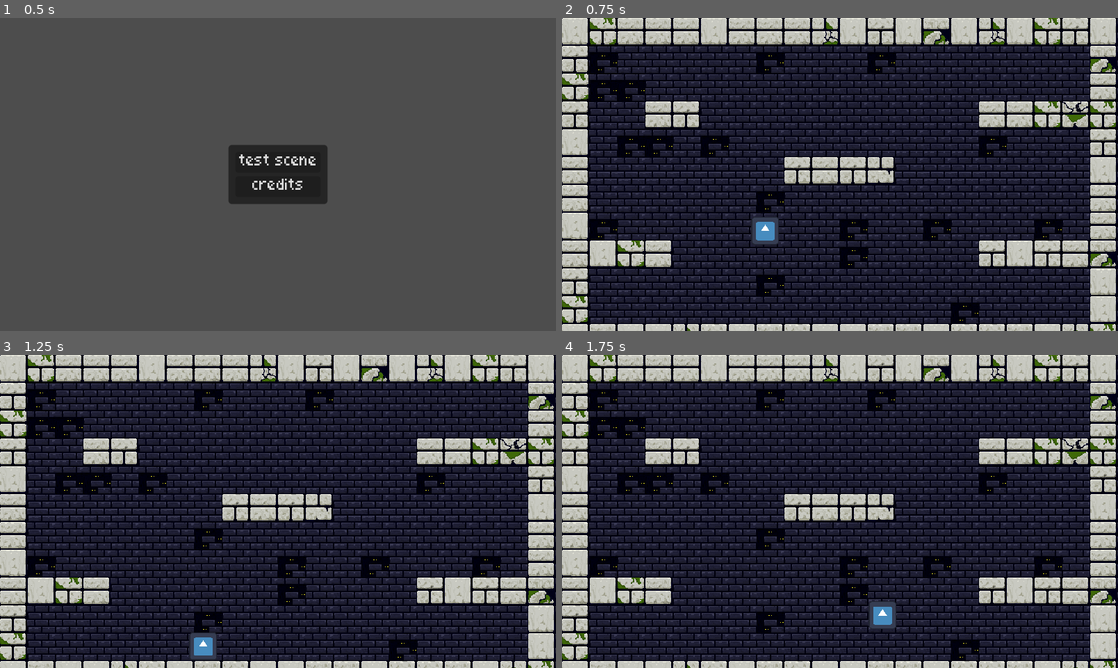
Above: before the commit, frames 1-4 (two rows, left to right).
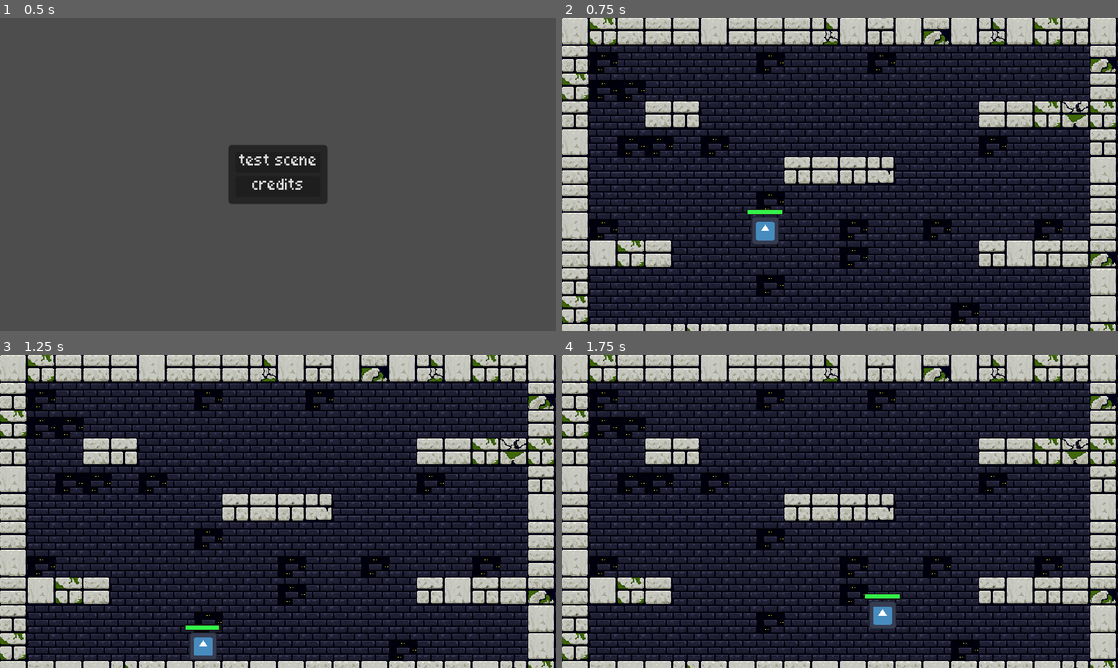
Above: after the commit, the same moments.

Repository: vhoyer/code-for-a-cause
Game: Godot game, scene res://stages/main/main.tscn
Same seed, same stepped clock (60 frames per second), same inputs: the game is played once before the commit and once after it. The engine's default icon, where the game draws it, is replaced by a stand-in: a white triangle on a blue panel in a dark square.
Inputs:
- Up to frame 1 (0.5 s): no input
- Up to frame 2 (0.75 s): click "test scene" at 0.5 s
- Up to frame 3 (1.25 s): no input
- Up to frame 4 (1.75 s): tap Enter at 1.25 s; hold D (right) from 1.28 s (still down); tap Space (jump) at 1.52 s

Frame 1 is identical in both runs. In frame 2, 0.1% of the frame differs, in the area x 33-40%, y 61-63%; in frame 3, less than 0.1%; in frame 4, 0.1%, in the area x 54-61%, y 76-79%.

Commit message:
✨ Make joe explode when not moved on 10 sec

Diff:
--- a/assets/theme.tres
+++ b/assets/theme.tres
@@ -1,4 +1,14 @@
-[gd_resource type="Theme" load_steps=2 format=3 uid="uid://mktlkqcir8k2"]
+[gd_resource type="Theme" load_steps=4 format=3 uid="uid://mktlkqcir8k2"]
+
+[sub_resource type="StyleBoxFlat" id="StyleBoxFlat_knkbs"]
+bg_color = Color(0.0923971, 0.0923971, 0.092397, 1)
+expand_margin_left = 1.0
+expand_margin_top = 1.0
+expand_margin_right = 1.0
+expand_margin_bottom = 1.0
+
+[sub_resource type="StyleBoxFlat" id="StyleBoxFlat_la83o"]
+bg_color = Color(0.203922, 0.945098, 0.286275, 1)
 
 [sub_resource type="StyleBoxFlat" id="StyleBoxFlat_l6je6"]
 content_margin_left = 8.0
@@ -12,5 +22,8 @@
 corner_radius_bottom_left = 4
 
 [resource]
+HealthProgressBar/base_type = &"ProgressBar"
+HealthProgressBar/styles/background = SubResource("StyleBoxFlat_knkbs")
+HealthProgressBar/styles/fill = SubResource("StyleBoxFlat_la83o")
 MarinPanelContainer/base_type = &"PanelContainer"
 MarinPanelContainer/styles/panel = SubResource("StyleBoxFlat_l6je6")
--- a/stages/test_level/joe.gd
+++ b/stages/test_level/joe.gd
@@ -15,7 +15,22 @@
 	get():
 		return jump_count < MAX_JUMPS and delta_since_last_on_floor < MAX_COYOTE_TIME
 
+
+@onready var health: ProgressBar = $Health
+
+@onready var sprite_2d: Sprite2D = $Sprite2D
+@onready var animated_sprite_2d: AnimatedSprite2D = $AnimatedSprite2D
+
+func _ready() -> void:
+	health.value = health.max_value
+
+
 func _physics_process(delta: float) -> void:
+	if velocity.length() < 0.01:
+		health.value -= delta
+	else:
+		health.value = health.max_value
+
 	# Add the gravity.
 	if not is_on_floor():
 		var remaped = clamp(remap(velocity.y, -500, 500, 0, 1), 0, 1)
@@ -46,3 +61,11 @@
 		velocity.x = move_toward(velocity.x, 0, SPEED)
 
 	move_and_slide()
+
+
+func _on_health_value_changed(value: float) -> void:
+	if value != health.min_value: return
+	sprite_2d.visible = false
+	animated_sprite_2d.visible = true
+	animated_sprite_2d.play()
+	self.process_mode = Node.PROCESS_MODE_DISABLED
--- a/stages/test_level/test_level.tscn
+++ b/stages/test_level/test_level.tscn
@@ -1,8 +1,9 @@
-[gd_scene load_steps=8 format=4 uid="uid://b13hsha0bdokx"]
+[gd_scene load_steps=28 format=4 uid="uid://b13hsha0bdokx"]
 
 [ext_resource type="Texture2D" uid="uid://dqx2y1dwlb5ii" path="res://stages/test_level/assets/tile.png" id="1_8ygb5"]
 [ext_resource type="Texture2D" uid="uid://dlovi5geg0xlr" path="res://assets/icon.svg" id="2_21v11"]
 [ext_resource type="Script" path="res://stages/test_level/joe.gd" id="2_frrjo"]
+[ext_resource type="Texture2D" uid="uid://c03nfw41w7h1t" path="res://stages/test_level/assets/sprExplos_strip18.png" id="4_kmwnd"]
 
 [sub_resource type="TileSetAtlasSource" id="TileSetAtlasSource_mjfo7"]
 texture = ExtResource("1_8ygb5")
@@ -48,6 +49,140 @@
 metadata/_snap_enabled = true
 metadata/_snap_count = 20
 
+[sub_resource type="AtlasTexture" id="AtlasTexture_7hxvf"]
+atlas = ExtResource("4_kmwnd")
+region = Rect2(0, 0, 95, 109)
+
+[sub_resource type="AtlasTexture" id="AtlasTexture_n362h"]
+atlas = ExtResource("4_kmwnd")
+region = Rect2(95, 0, 95, 109)
+
+[sub_resource type="AtlasTexture" id="AtlasTexture_flaam"]
+atlas = ExtResource("4_kmwnd")
+region = Rect2(190, 0, 95, 109)
+
+[sub_resource type="AtlasTexture" id="AtlasTexture_hvmfm"]
+atlas = ExtResource("4_kmwnd")
+region = Rect2(285, 0, 95, 109)
+
+[sub_resource type="AtlasTexture" id="AtlasTexture_ht5f4"]
+atlas = ExtResource("4_kmwnd")
+region = Rect2(380, 0, 95, 109)
+
+[sub_resource type="AtlasTexture" id="AtlasTexture_e4rqp"]
+atlas = ExtResource("4_kmwnd")
+region = Rect2(475, 0, 95, 109)
+
+[sub_resource type="AtlasTexture" id="AtlasTexture_bj68h"]
+atlas = ExtResource("4_kmwnd")
+region = Rect2(570, 0, 95, 109)
+
+[sub_resource type="AtlasTexture" id="AtlasTexture_4vljq"]
+atlas = ExtResource("4_kmwnd")
+region = Rect2(665, 0, 95, 109)
+
+[sub_resource type="AtlasTexture" id="AtlasTexture_1e16s"]
+atlas = ExtResource("4_kmwnd")
+region = Rect2(760, 0, 95, 109)
+
+[sub_resource type="AtlasTexture" id="AtlasTexture_umc8r"]
+atlas = ExtResource("4_kmwnd")
+region = Rect2(855, 0, 95, 109)
+
+[sub_resource type="AtlasTexture" id="AtlasTexture_jqfs4"]
+atlas = ExtResource("4_kmwnd")
+region = Rect2(950, 0, 95, 109)
+
+[sub_resource type="AtlasTexture" id="AtlasTexture_b3a1v"]
+atlas = ExtResource("4_kmwnd")
+region = Rect2(1045, 0, 95, 109)
+
+[sub_resource type="AtlasTexture" id="AtlasTexture_jhxqi"]
+atlas = ExtResource("4_kmwnd")
+region = Rect2(1140, 0, 95, 109)
+
+[sub_resource type="AtlasTexture" id="AtlasTexture_adr0i"]
+atlas = ExtResource("4_kmwnd")
+region = Rect2(1235, 0, 95, 109)
+
+[sub_resource type="AtlasTexture" id="AtlasTexture_8cmf3"]
+atlas = ExtResource("4_kmwnd")
+region = Rect2(1330, 0, 95, 109)
+
+[sub_resource type="AtlasTexture" id="AtlasTexture_tlc00"]
+atlas = ExtResource("4_kmwnd")
+region = Rect2(1425, 0, 95, 109)
+
+[sub_resource type="AtlasTexture" id="AtlasTexture_1oknt"]
+atlas = ExtResource("4_kmwnd")
+region = Rect2(1520, 0, 95, 109)
+
+[sub_resource type="AtlasTexture" id="AtlasTexture_efegt"]
+atlas = ExtResource("4_kmwnd")
+region = Rect2(1615, 0, 95, 109)
+
+[sub_resource type="SpriteFrames" id="SpriteFrames_e02y3"]
+animations = [{
+"frames": [{
+"duration": 1.0,
+"texture": SubResource("AtlasTexture_7hxvf")
+}, {
+"duration": 1.0,
+"texture": SubResource("AtlasTexture_n362h")
+}, {
+"duration": 1.0,
+"texture": SubResource("AtlasTexture_flaam")
+}, {
+"duration": 1.0,
+"texture": SubResource("AtlasTexture_hvmfm")
+}, {
+"duration": 1.0,
+"texture": SubResource("AtlasTexture_ht5f4")
+}, {
+"duration": 1.0,
+"texture": SubResource("AtlasTexture_e4rqp")
+}, {
+"duration": 1.0,
+"texture": SubResource("AtlasTexture_bj68h")
+}, {
+"duration": 1.0,
+"texture": SubResource("AtlasTexture_4vljq")
+}, {
+"duration": 1.0,
+"texture": SubResource("AtlasTexture_1e16s")
+}, {
+"duration": 1.0,
+"texture": SubResource("AtlasTexture_umc8r")
+}, {
+"duration": 1.0,
+"texture": SubResource("AtlasTexture_jqfs4")
+}, {
+"duration": 1.0,
+"texture": SubResource("AtlasTexture_b3a1v")
+}, {
+"duration": 1.0,
+"texture": SubResource("AtlasTexture_jhxqi")
+}, {
+"duration": 1.0,
+"texture": SubResource("AtlasTexture_adr0i")
+}, {
+"duration": 1.0,
+"texture": SubResource("AtlasTexture_8cmf3")
+}, {
+"duration": 1.0,
+"texture": SubResource("AtlasTexture_tlc00")
+}, {
+"duration": 1.0,
+"texture": SubResource("AtlasTexture_1oknt")
+}, {
+"duration": 1.0,
+"texture": SubResource("AtlasTexture_efegt")
+}],
+"loop": false,
+"name": &"explode",
+"speed": 12.0
+}]
+
 [sub_resource type="CapsuleShape2D" id="CapsuleShape2D_rtpf8"]
 radius = 16.0
 height = 32.0
@@ -69,6 +204,23 @@
 position = Vector2(234, 227)
 script = ExtResource("2_frrjo")
 gravity_multi_curve = SubResource("Curve_bg0q3")
+
+[node name="Health" type="ProgressBar" parent="Joe"]
+anchors_preset = 7
+anchor_left = 0.5
+anchor_top = 1.0
+anchor_right = 0.5
+anchor_bottom = 1.0
+offset_left = -20.0
+offset_top = -40.0
+offset_right = 20.0
+offset_bottom = -35.0
+grow_horizontal = 2
+grow_vertical = 0
+theme_type_variation = &"HealthProgressBar"
+max_value = 10.0
+value = 10.0
+show_percentage = false
 
 [node name="Sprite2D" type="Sprite2D" parent="Joe"]
 position = Vector2(0, -16)
@@ -76,6 +228,15 @@
 texture = ExtResource("2_21v11")
 metadata/_edit_lock_ = true
 
+[node name="AnimatedSprite2D" type="AnimatedSprite2D" parent="Joe"]
+process_mode = 3
+visible = false
+position = Vector2(0, -34)
+sprite_frames = SubResource("SpriteFrames_e02y3")
+animation = &"explode"
+
 [node name="CollisionShape2D" type="CollisionShape2D" parent="Joe"]
 position = Vector2(0, -16)
 shape = SubResource("CapsuleShape2D_rtpf8")
+
+[connection signal="value_changed" from="Joe/Health" to="Joe" method="_on_health_value_changed"]
Not shown, added: stages/test_level/assets/credits.txt
Binary file added: stages/test_level/assets/sprExplos_strip18.png
Not shown, added: stages/test_level/assets/sprExplos_strip18.png.import
